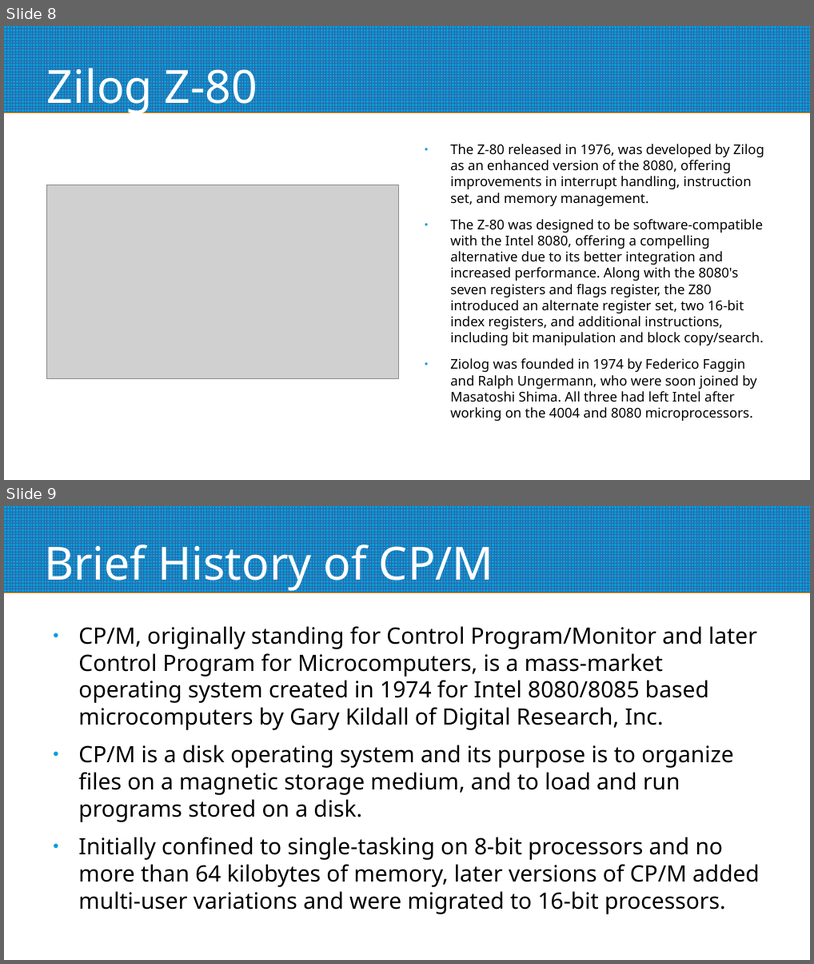
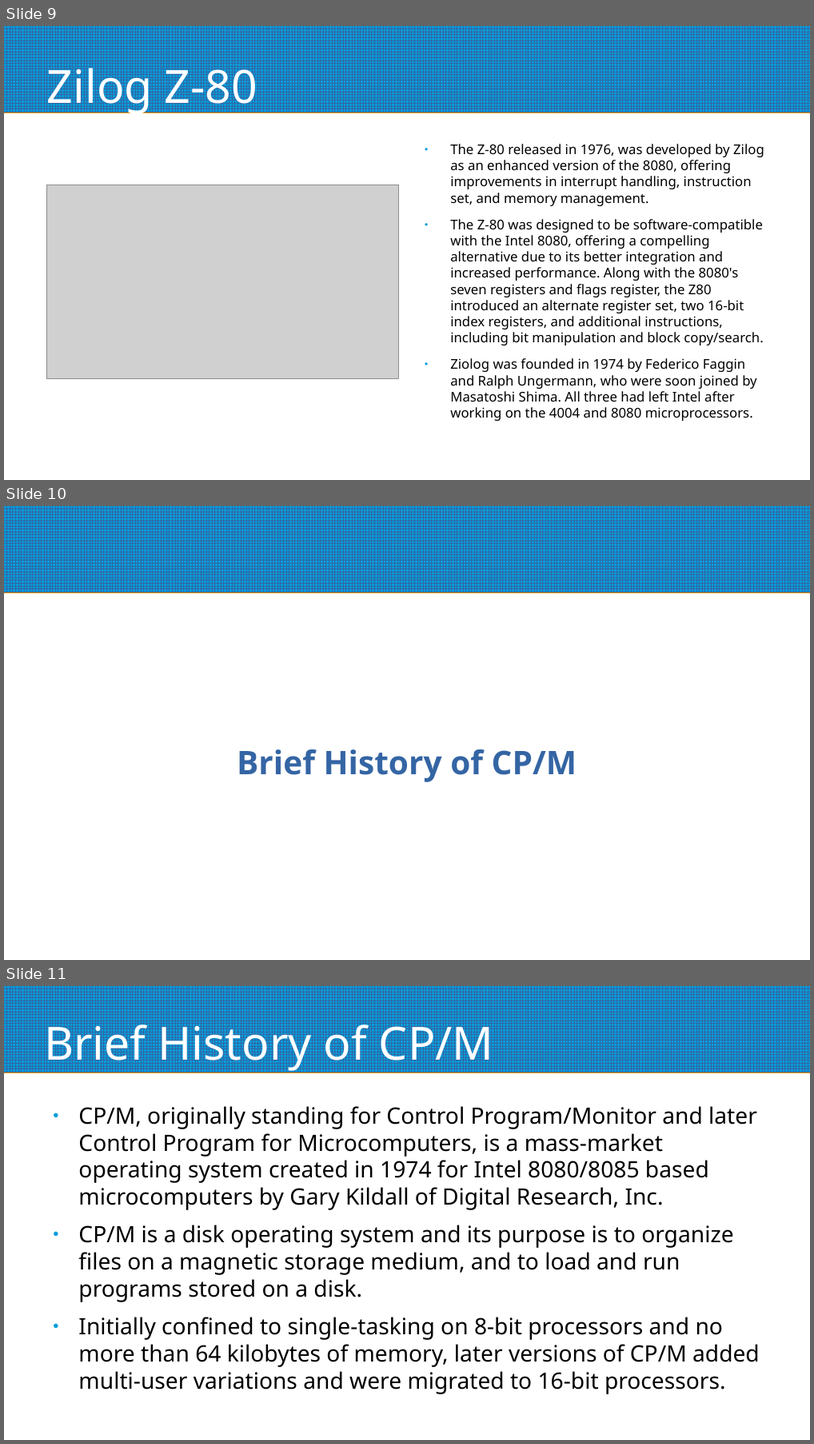
Before and after one commit to mggates39/Programming-With-CPM, a slide deck: CPM_Programming_Slides.odp. Shown one above the other, each under a label of ours: slides 8 and 9 before the commit, slides 9, 10 and 11 after it. The pictures are 814x964 and 814x1444 pixels, drawn with LibreOffice and Linux fonts; fonts in the diff are those of the drawing; grey boxes stand for pictures. Boxes give left, top, right and bottom in pixels: in the first picture for what was removed or moved away, otherwise in the second. Text is boxed around its words. In the diff, an @@ line names an element or a change of style, - is before the commit and + after.

```diff
--- a/CPM_Programming_Slides.odp
+++ b/CPM_Programming_Slides.odp
@@ slide 10 added at box(4, 506, 810, 960), background #FFFFFF; not listed: 1 template element that a slide beside it also shows @@
@@ subtitle added at box(237, 749, 578, 782), 32 pt, text #3465A4, bold @@
+Brief History of CP/M
@@ what was slide 8 is now slide 9 @@
@@ what was slide 9 is now slide 11 @@
```
Also in this commit, not shown: 3 slides changed, 3 other slides added, 1 other file.
